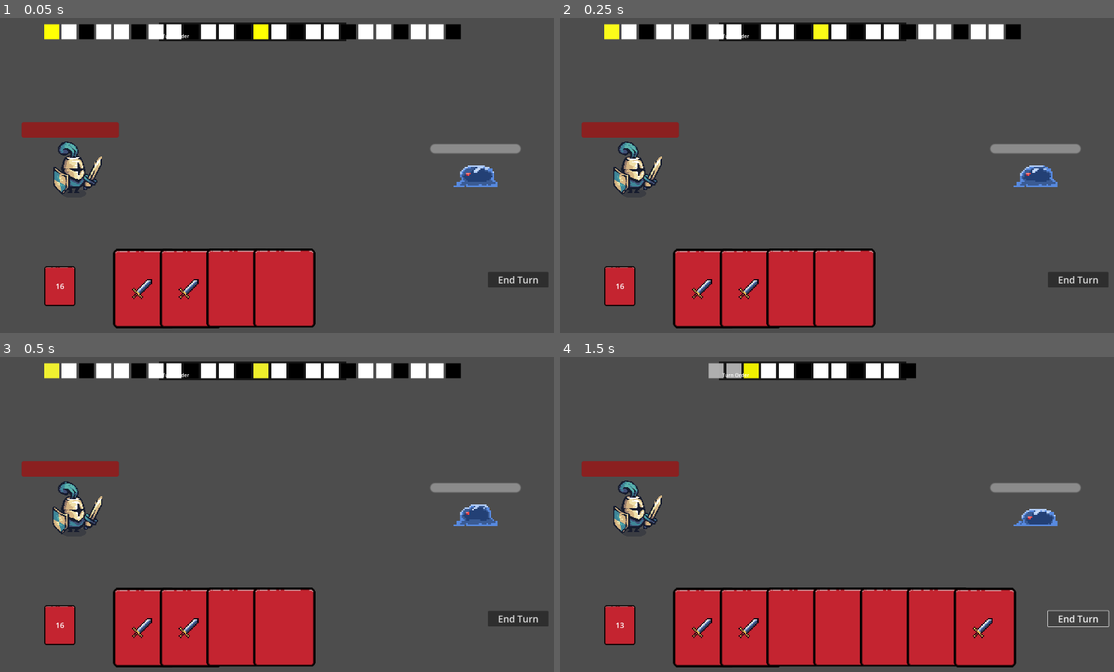
Above: before the commit, frames 1-4 (two rows, left to right).
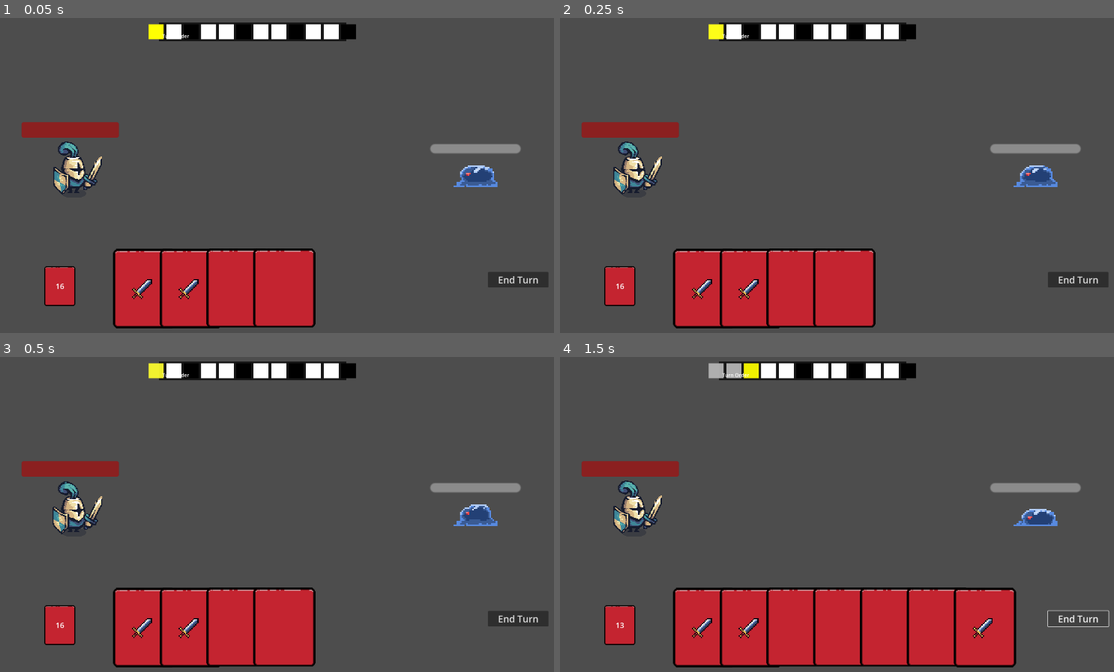
Above: after the commit, the same moments.

Repository: Simen732/RougeLike
Game: Godot game, scene res://Scenes/Main.tscn
Same seed, same stepped clock (60 frames per second), same inputs: the game is played once before the commit and once after it.
Inputs:
- Up to frame 1 (0.05 s): no input
- Up to frame 2 (0.25 s): no input
- Up to frame 3 (0.5 s): no input
- Up to frame 4 (1.5 s): click "End Turn" at 0.5 s; click "End Turn" at 1.25 s

The runs differ from the first frame. In frame 1, 1.9% of the frame differs, in the area x 7-84%, y 1-7%; in frame 2, 1.9%; in frame 3, 1.9%; in frame 4, nothing differs.

Commit message:
Commiter før jeg glemmer det, lowkey husker ikke hvilke endringer jeg har gjort... Hjelp

Diff:
--- a/Scripts/CombatMechanics/Player.gd
+++ b/Scripts/CombatMechanics/Player.gd
@@ -78,9 +78,8 @@
 	freeze_game()
 
 func freeze_game():
-	print("Game frozen due to player death")
+	print("FREEEEEEEZE (player dead)")
 
-	# Disable card interactions by setting a global flag
 	if Global.has_method("set_game_frozen"):
 		Global.set_game_frozen(true)
 
@@ -122,8 +121,3 @@
 func modify_speed(modifier: float):
 	speed = max(1, int(speed * modifier))  # Ensure speed doesn't go below 1
 	print("Player: Speed changed to ", speed)
-
-# Example method to temporarily double speed
-func double_speed_for_turn():
-	modify_speed(2.0)
-	print("Player: Speed doubled to ", speed, " for this fight!")
--- a/Scripts/VisuelleGreier/TurnOrderUI.gd
+++ b/Scripts/VisuelleGreier/TurnOrderUI.gd
@@ -13,6 +13,7 @@
 var current_time = 0.0
 var turn_increment = 10.0
 var total_turns_completed = 0
+var combat_started = false
 
 func _ready():
 	if Global.turn_manager:
@@ -23,6 +24,7 @@
 		turn_order_container = get_node_or_null("HBoxContainer")
 
 func _on_combat_started():
+	combat_started = true
 	calculate_initial_turn_order()
 	call_deferred("update_timeline_ui")
 
@@ -39,7 +41,7 @@
 	}
 	entities.append(entry)
 
-	if entities.size() > 1:
+	if entities.size() > 1 and combat_started:
 		calculate_initial_turn_order()
 		call_deferred("update_ui")
 
